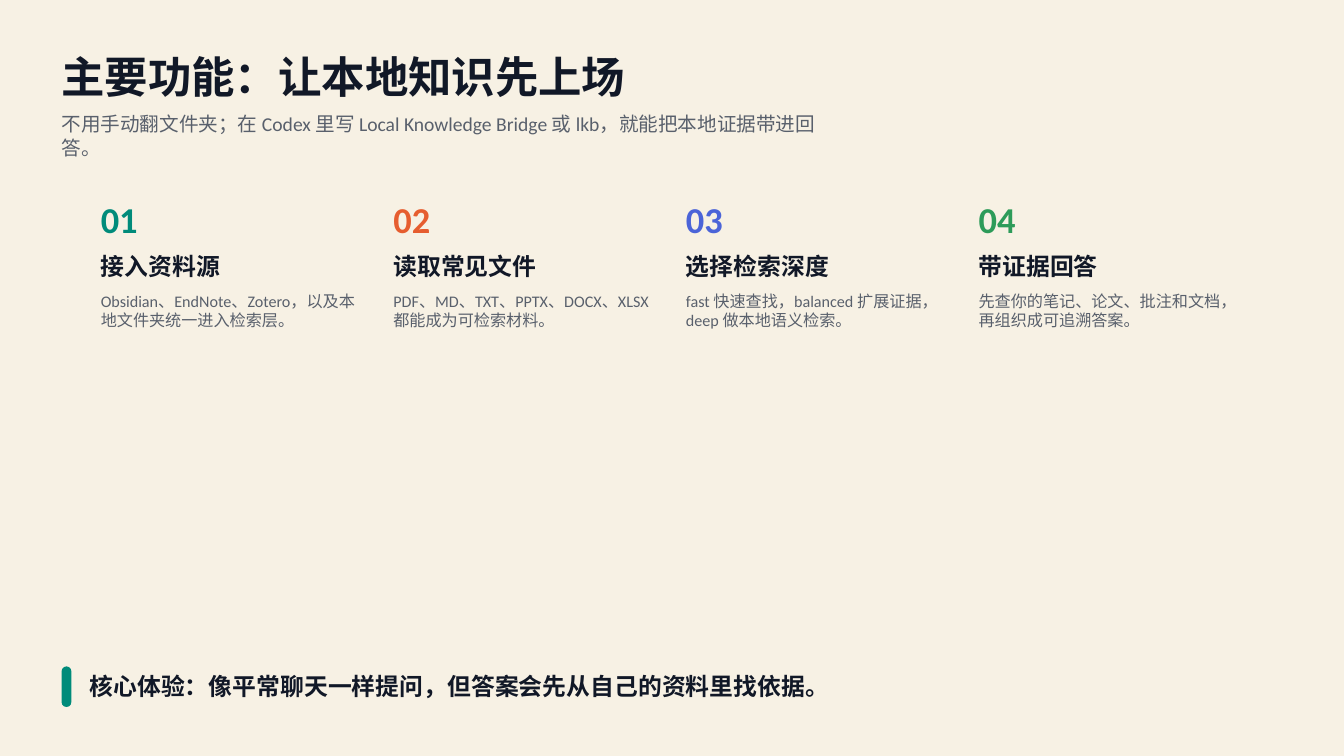
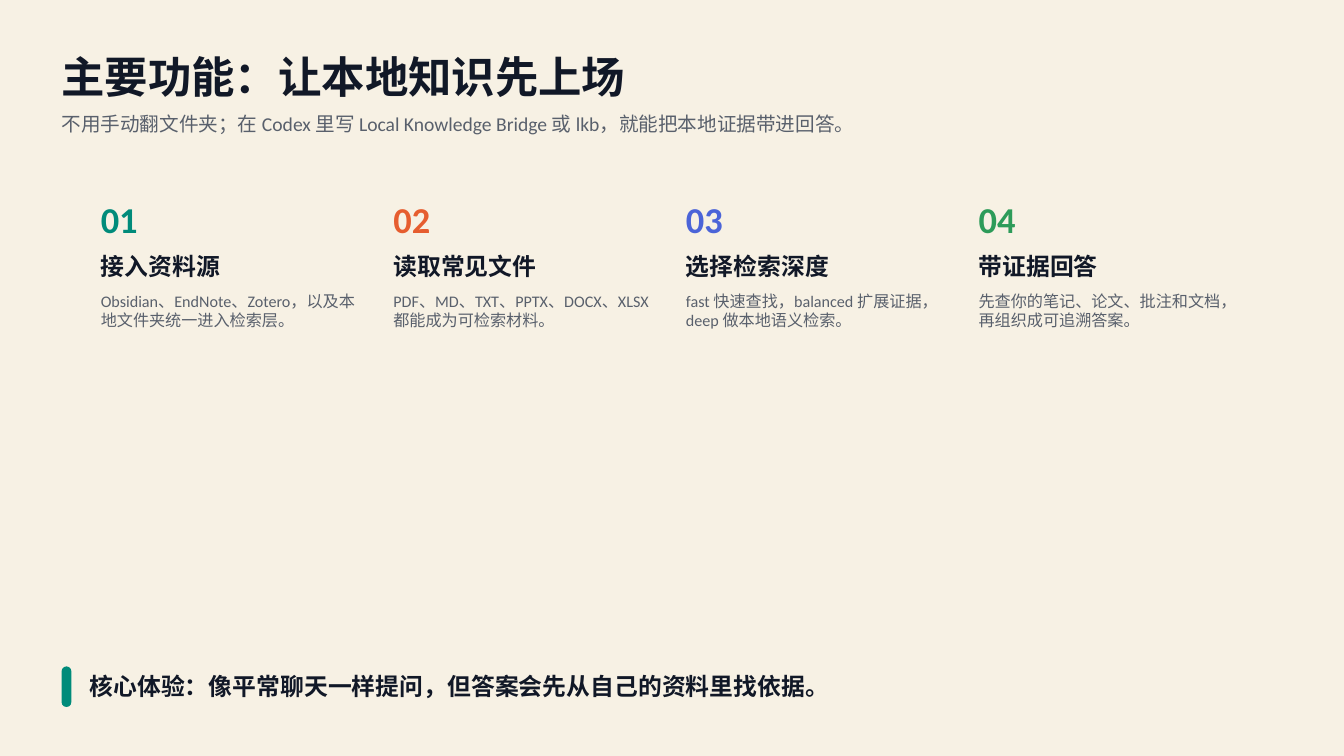
Before and after one commit to kiiichi/local-knowledge-bridge, a slide deck: slide 2 of presentation/lkb_intro/output/output.pptx. Drawn at 1344x756 pixels with LibreOffice and Linux fonts; fonts in the diff are those of the drawing. Boxes give left, top, right and bottom in pixels: in the first picture for what was removed or moved away, otherwise in the second. Text is boxed around its words. In the diff, an @@ line names an element or a change of style, - is before the commit and + after.

```diff
--- a/presentation/lkb_intro/output/output.pptx
+++ b/presentation/lkb_intro/output/output.pptx
@@ text "不用手动翻文件夹；在 Codex 里写 Local Knowledge ..." rewrapped from [62,114,815,157] to [62,114,855,135] @@
```
Also in this commit, not shown: 4 other files.
